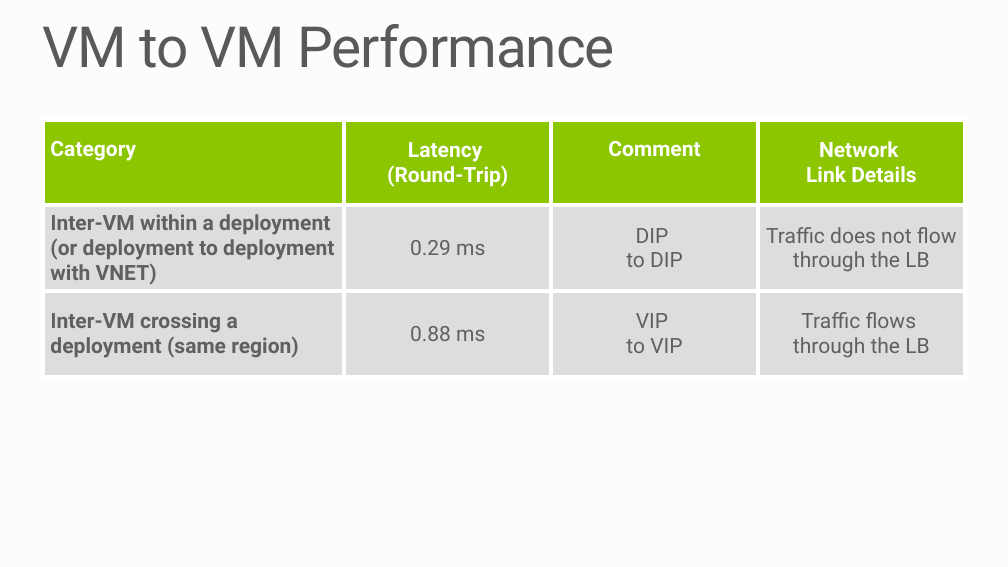
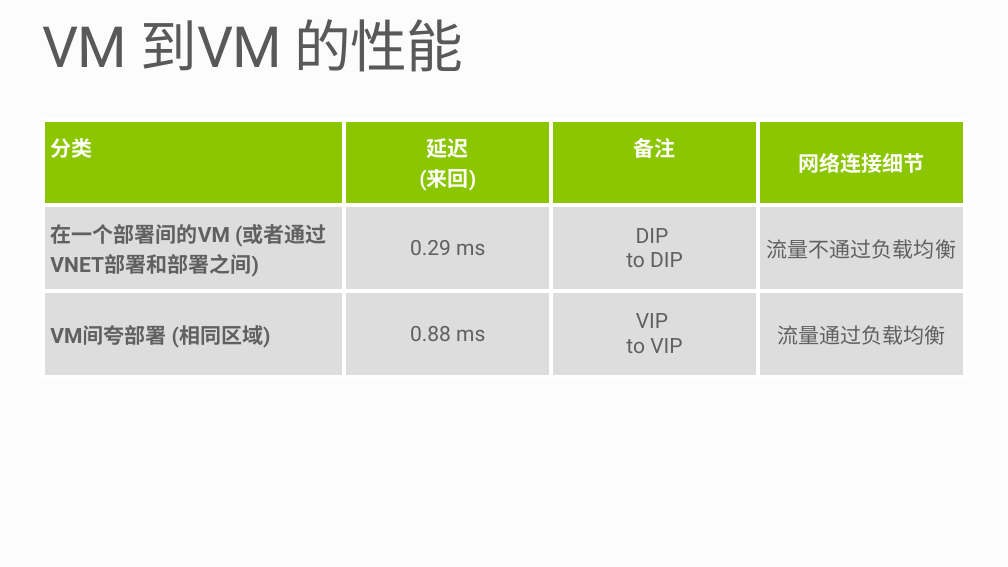
Before and after one commit to shaoshengyong/PRESENTATION-BuildingAppsWithIaaSAndPaaS, a slide deck: slide 14 of BuildingAppsWithIaaSAndPaaS.pptx. Drawn at 1008x567 pixels with LibreOffice and Linux fonts; fonts in the diff are those of the drawing; background and template pictures are left out. Boxes give left, top, right and bottom in pixels: in the first picture for what was removed or moved away, otherwise in the second. Text is boxed around its words. In the diff, an @@ line names an element or a change of style, - is before the commit and + after.

```diff
--- a/BuildingAppsWithIaaSAndPaaS.pptx
+++ b/BuildingAppsWithIaaSAndPaaS.pptx
@@ title at (x1=43, y1=19, x2=463, y2=72): text changed @@
-VM to VM Performance
+VM 到VM 的性能
@@ table at (x1=43, y1=119, x2=966, y2=377) @@
-row 1: Category | Latency (Round-Trip) | Comment | Network Link Details
+row 1: 分类 | 延迟 (来回) | 备注 | 网络连接细节
-row 2, column 1: Inter-VM within a deployment (or deployment to deployment with VNET)
+row 2, column 1: 在一个部署间的VM (或者通过VNET部署和部署之间)
-row 2, column 4: Traffic does not flow through the LB
+row 2, column 4: 流量不通过负载均衡
-row 3, column 1: Inter-VM crossing a deployment (same region)
+row 3, column 1: VM间夸部署 (相同区域)
-row 3, column 4: Traffic flows through the LB
+row 3, column 4: 流量通过负载均衡
```
Also in this commit, not shown: 13 other slides changed, 5 slides added, 5 slides removed, 1 other file.
